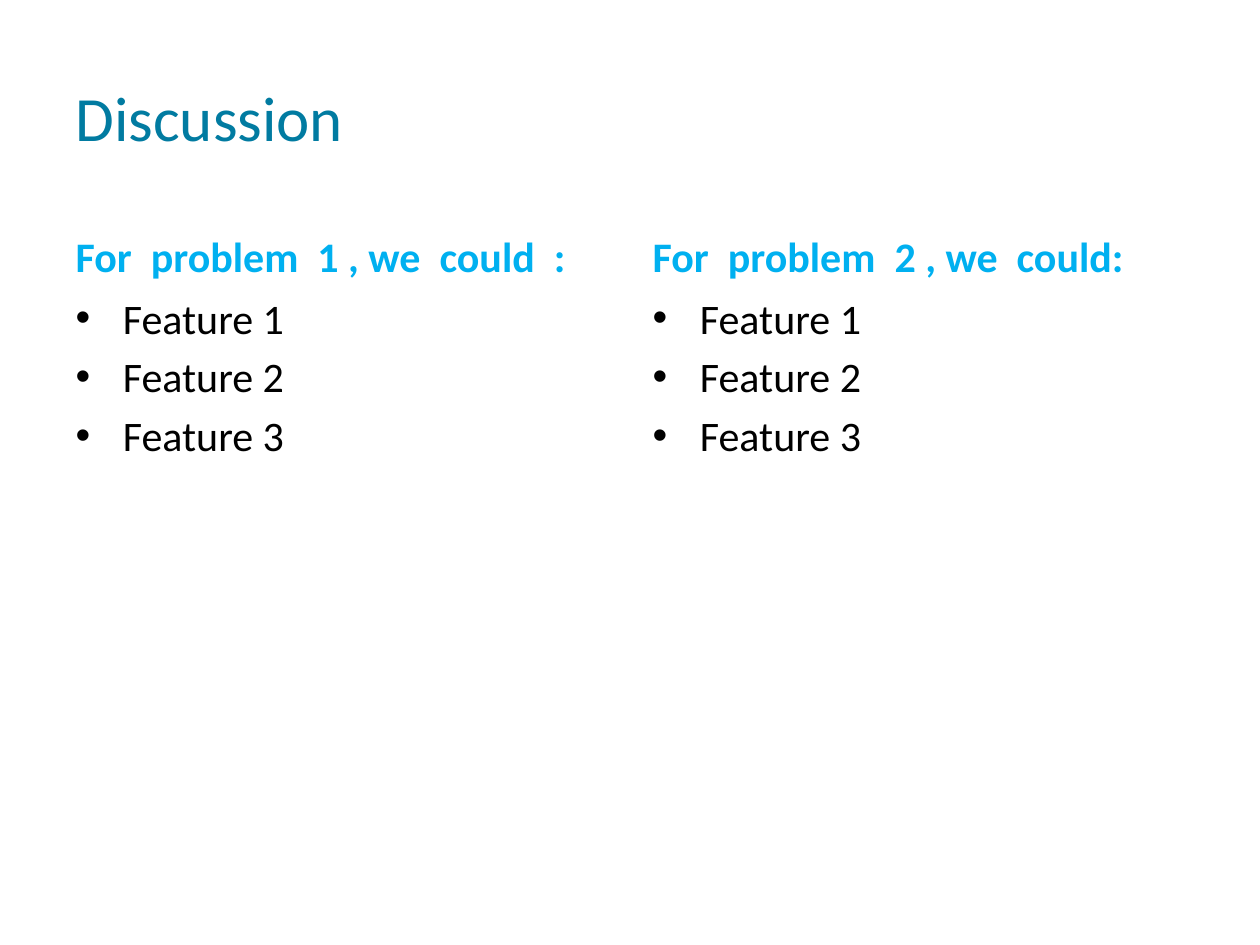
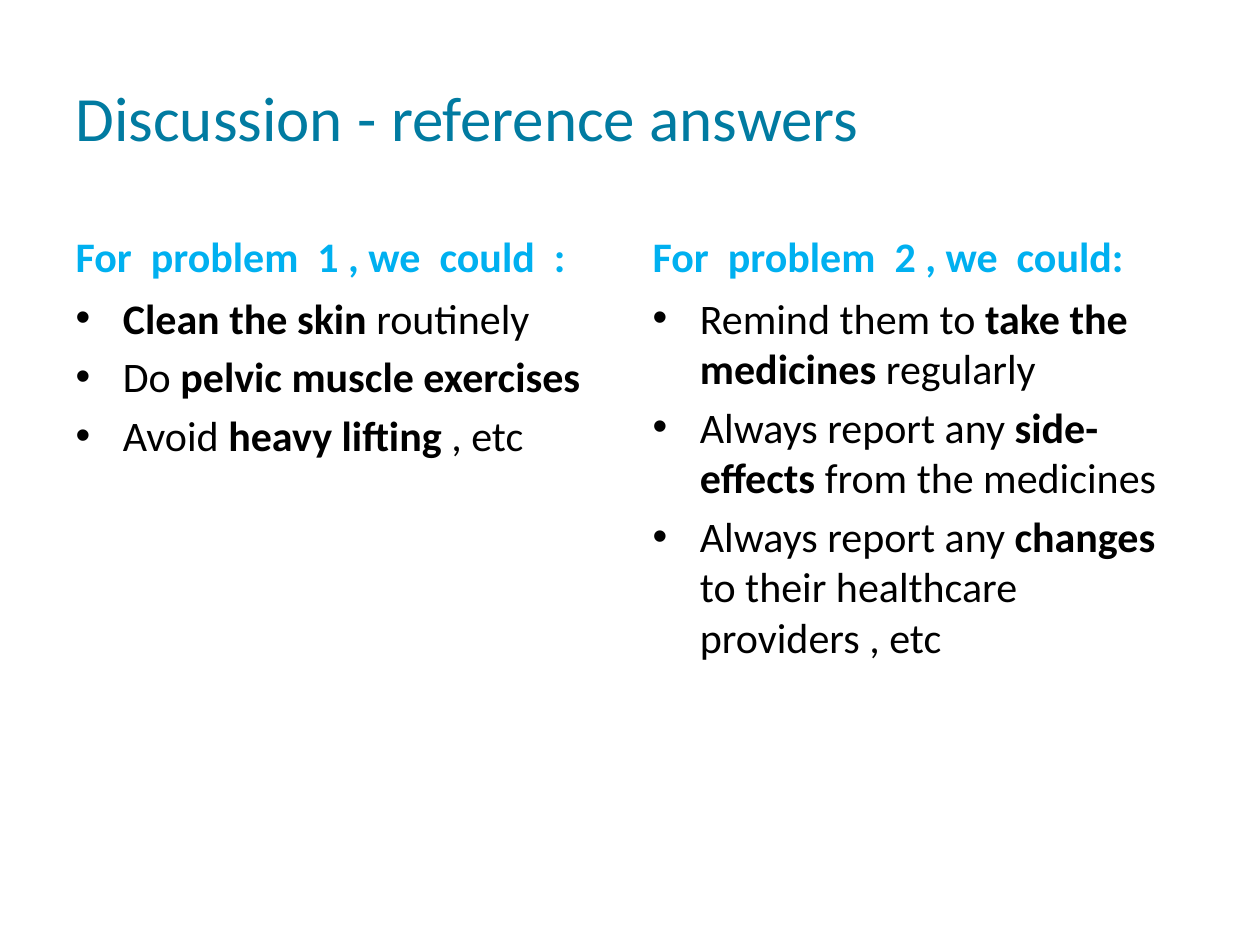
Before and after one commit to QuocVoong/R-Study-Lists, a slide deck: slide 23 of Medicine/5855_stethoscope_ppt/5855.pptx (slide 22 before the commit). Drawn at 1260x945 pixels with LibreOffice and Linux fonts; fonts in the diff are those of the drawing; background and template pictures are left out. Boxes give left, top, right and bottom in pixels: in the first picture for what was removed or moved away, otherwise in the second. Text is boxed around its words. In the diff, an @@ line names an element or a change of style, - is before the commit and + after.

```diff
--- a/Medicine/5855_stethoscope_ppt/5855.pptx
+++ b/Medicine/5855_stethoscope_ppt/5855.pptx
@@ title at (76, 97, 858, 142): text changed @@
-Discussion
+Discussion - reference answers
@@ text at (123, 304, 580, 458): text changed; bold on @@
-• Feature 1
-• Feature 2
-• Feature 3
+• Clean the skin routinely
+• Do pelvic muscle exercises
+• Avoid heavy lifting , etc
@@ text at (700, 304, 1156, 660): text changed @@
-• Feature 1
-• Feature 2
-• Feature 3
+• Remind them to take the medicines regularly
+• Always report any side-effects from the medicines
+• Always report any changes to their healthcare providers , etc
```
Also in this commit, not shown: 2 other slides changed, 1 slide added.
